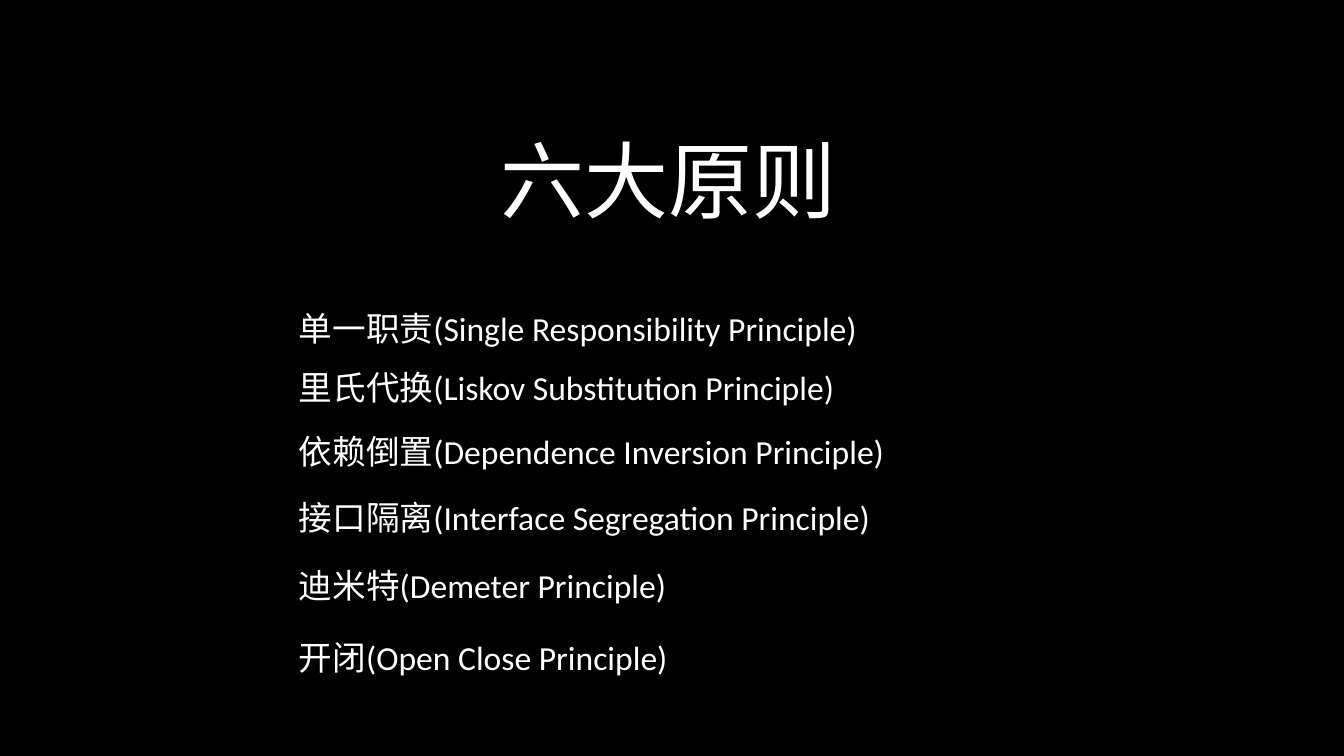
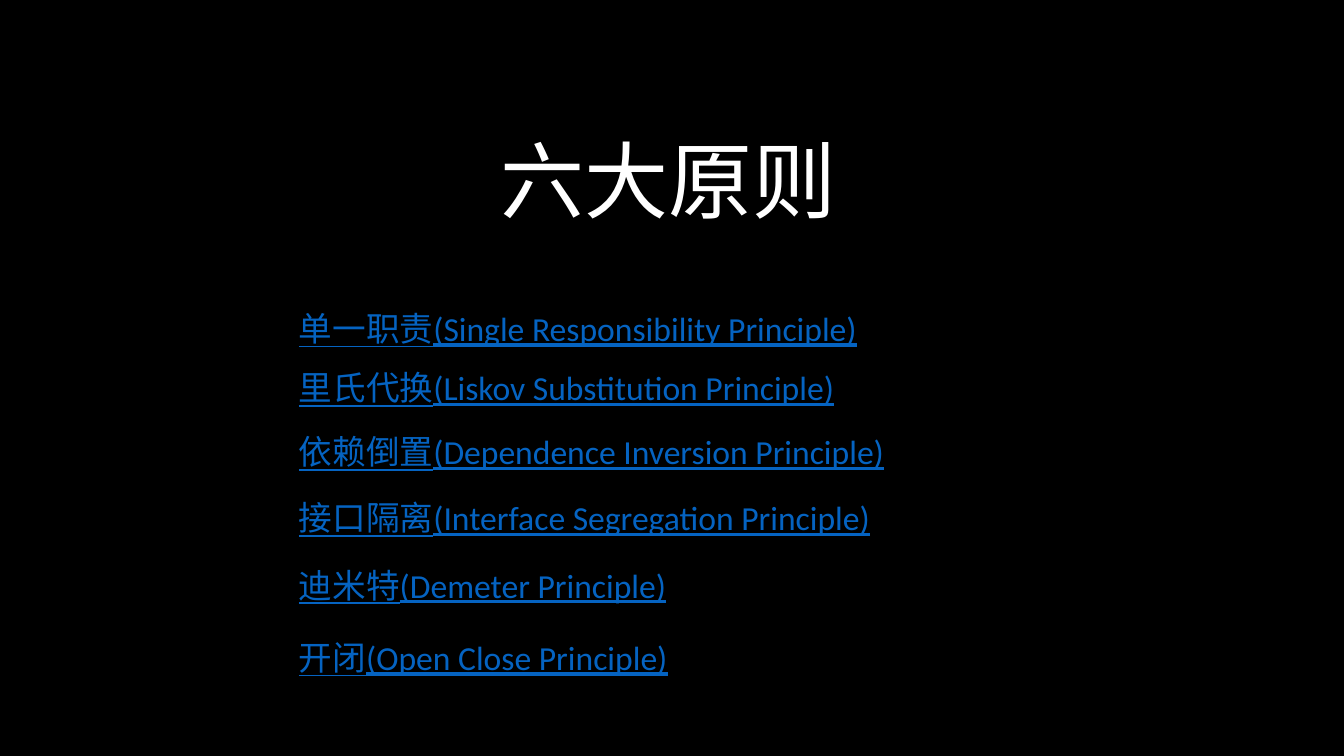
Before and after one commit to 643364103/design, a slide deck: slide 7 of designpattern/ppt/设计模式（一）.pptx. Drawn at 1344x756 pixels with LibreOffice and Linux fonts; fonts in the diff are those of the drawing. Boxes give left, top, right and bottom in pixels: in the first picture for what was removed or moved away, otherwise in the second. Text is boxed around its words. In the diff, an @@ line names an element or a change of style, - is before the commit and + after.

```diff
--- a/designpattern/ppt/设计模式（一）.pptx
+++ b/designpattern/ppt/设计模式（一）.pptx
@@ text colour #FFFFFF to #0563C1, underline on in 6 elements at <box>299,312,856,347</box>, <box>299,372,833,407</box>, <box>299,436,883,471</box>, <box>299,501,869,537</box>, <box>299,569,666,604</box>, <box>299,642,667,676</box> @@
```
Also in this commit, not shown: 1 slide added, 1 slide removed.
